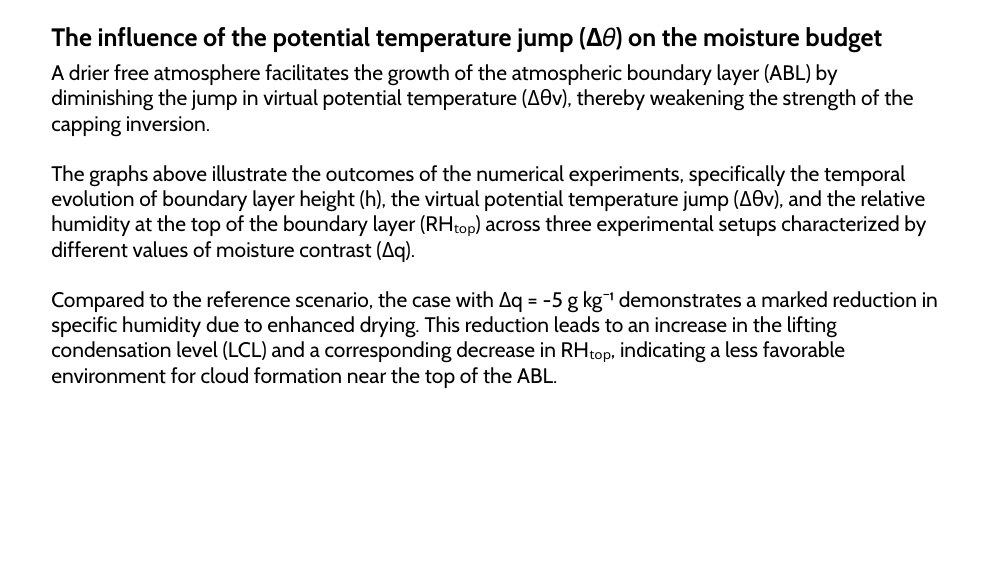
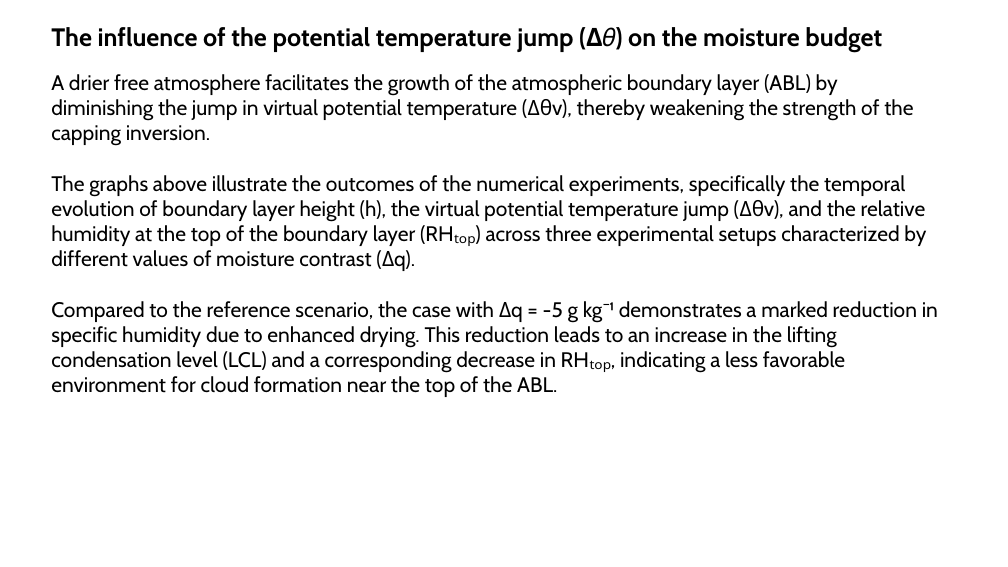
Before and after one commit to nadezsha/MSc---Applied-Meteorology-and-Environmental-Physics, a slide deck: slide 24 of Atmospheric Simulations/Reports/CLASS_Simulations/MoistureBudget/Moisture_Budget_presentation.pptx. Drawn at 1008x567 pixels with LibreOffice and Linux fonts; fonts in the diff are those of the drawing; background and template pictures are left out. Boxes give left, top, right and bottom in pixels: in the first picture for what was removed or moved away, otherwise in the second. Text is boxed around its words. In the diff, an @@ line names an element or a change of style, - is before the commit and + after.

```diff
--- a/Atmospheric Simulations/Reports/CLASS_Simulations/MoistureBudget/Moisture_Budget_presentation.pptx
+++ b/Atmospheric Simulations/Reports/CLASS_Simulations/MoistureBudget/Moisture_Budget_presentation.pptx
@@ text "A drier free atmosphere facilitates ...": place and size @@
-text "A drier free atmosphere facilitates ..." at (51,64,938,388)
+text "A drier free atmosphere facilitates ..." at (51,74,938,397)
```
Also in this commit, not shown: 1 other slide changed, 1 slide added.
